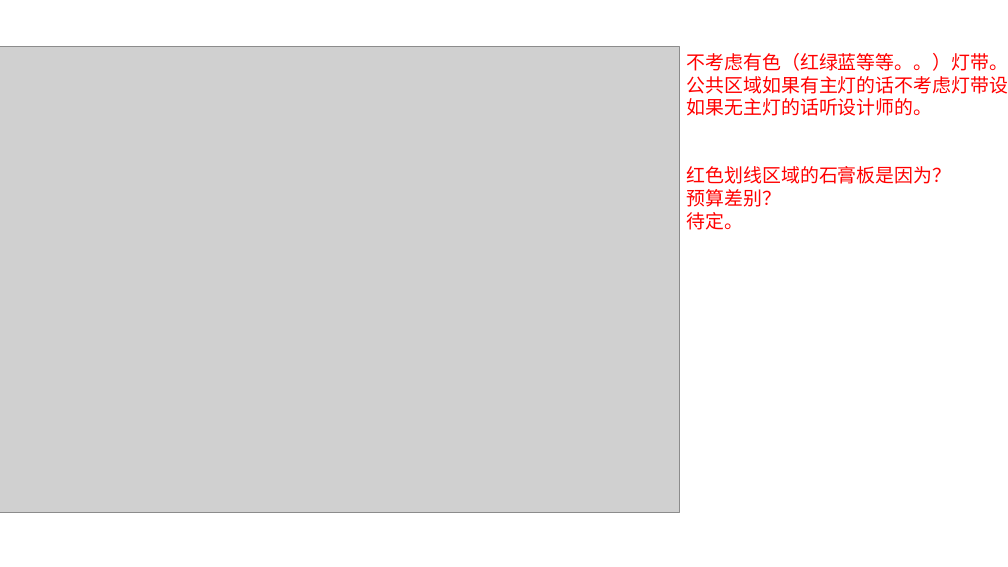
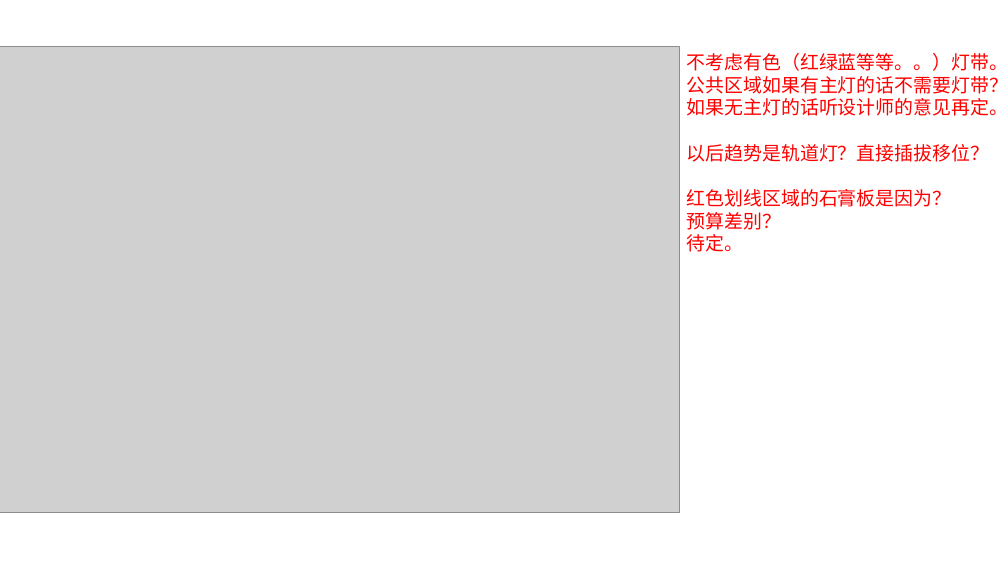
Before and after one commit to Steven-ErHU/ErHUHome, a slide deck: slide 6 of Life/05-装修/01-麦丰/初稿-2019-11-13/业主意见/平面.pptx. Drawn at 1008x567 pixels with LibreOffice and Linux fonts; fonts in the diff are those of the drawing; grey boxes stand for pictures. Boxes give left, top, right and bottom in pixels: in the first picture for what was removed or moved away, otherwise in the second. Text is boxed around its words. In the diff, an @@ line names an element or a change of style, - is before the commit and + after.

```diff
--- a/Life/05-装修/01-麦丰/初稿-2019-11-13/业主意见/平面.pptx
+++ b/Life/05-装修/01-麦丰/初稿-2019-11-13/业主意见/平面.pptx
@@ text at box(687, 76, 1008, 162): text changed @@
-公共区域如果有主灯的话不考虑灯带设计。
-如果无主灯的话听设计师的。
+公共区域如果有主灯的话不需要灯带？
+如果无主灯的话听设计师的意见再定。
+以后趋势是轨道灯？直接插拔移位？
```
Also in this commit, not shown: 1 other file.
